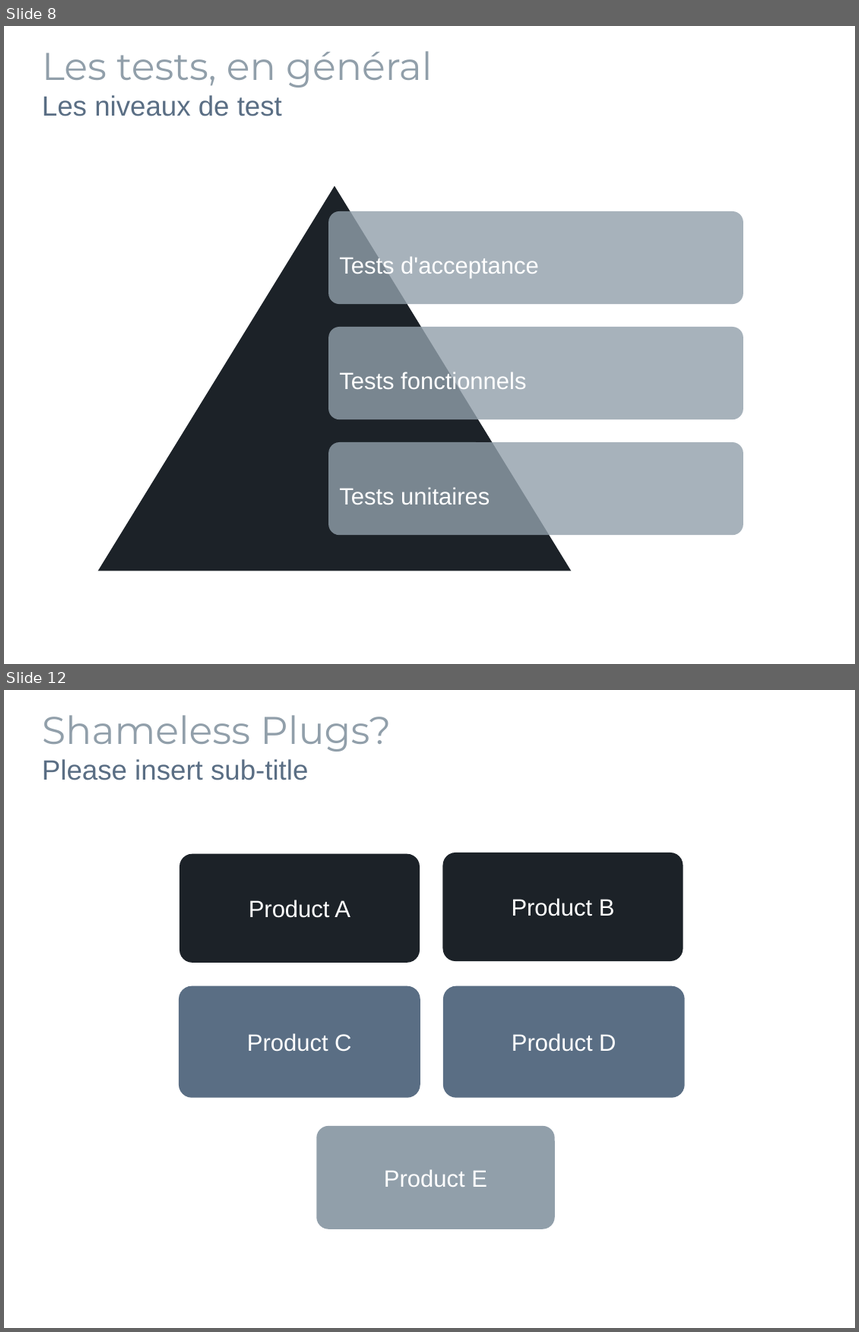
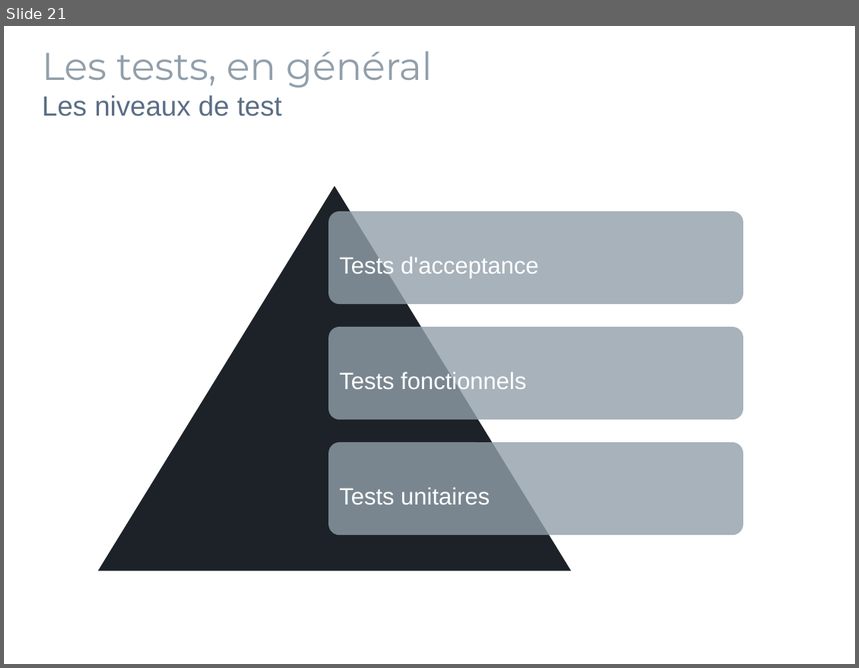
Before and after one commit to pbreault/TestsOnAndroid, a slide deck: Presentation.odp. Shown one above the other, each under a label of ours: slides 8 and 12 before the commit, slide 21 after it; the slides between them are not shown. The pictures are 859x1332 and 859x668 pixels, drawn with LibreOffice and Linux fonts; fonts in the diff are those of the drawing; background and template pictures are left out. Boxes give left, top, right and bottom in pixels: in the first picture for what was removed or moved away, otherwise in the second. Text is boxed around its words. In the diff, an @@ line names an element or a change of style, - is before the commit and + after.

```diff
--- a/Presentation.odp
+++ b/Presentation.odp
@@ slide 12 removed at [4, 690, 855, 1328], background picture (left out) @@
@@ text removed at [42, 715, 391, 780] @@
-Shameless Plugs?
-Please insert sub-title
@@ rounded rectangle removed at [180, 853, 420, 963] @@
-Product A
@@ rounded rectangle removed at [443, 853, 683, 962] @@
-Product B
@@ rounded rectangle removed at [179, 986, 420, 1099] @@
-Product C
@@ rounded rectangle removed at [443, 986, 685, 1099] @@
-Product D
@@ rounded rectangle removed at [317, 1126, 556, 1230] @@
-Product E
@@ what was slide 8 is now slide 21 @@
```
Also in this commit, not shown: 2 slides changed, 13 slides added, 12 other slides removed, 5 other files.
